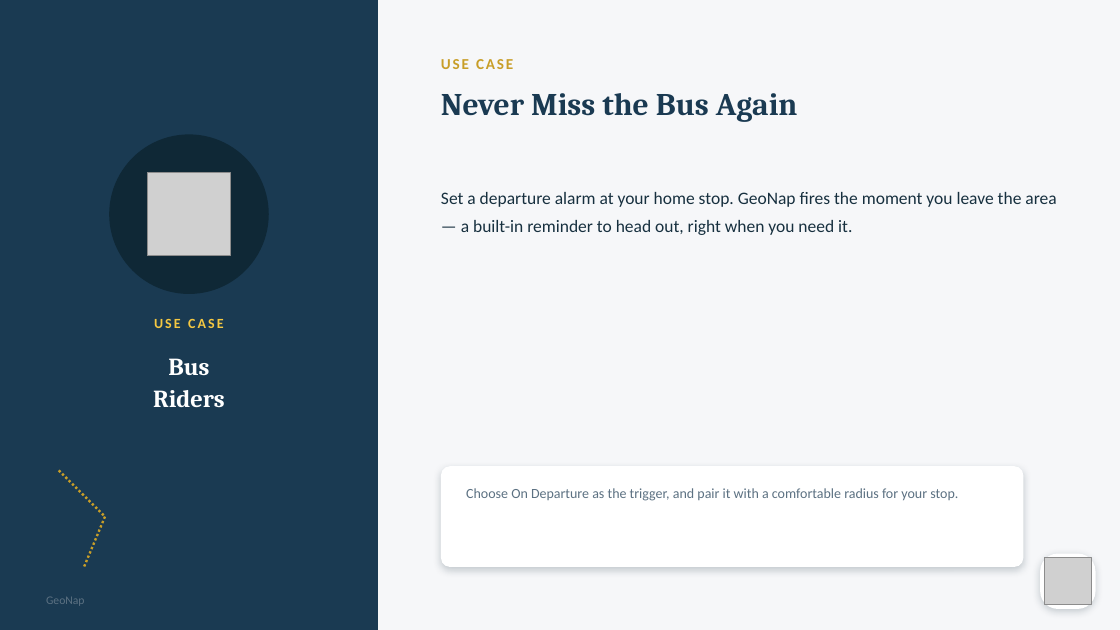
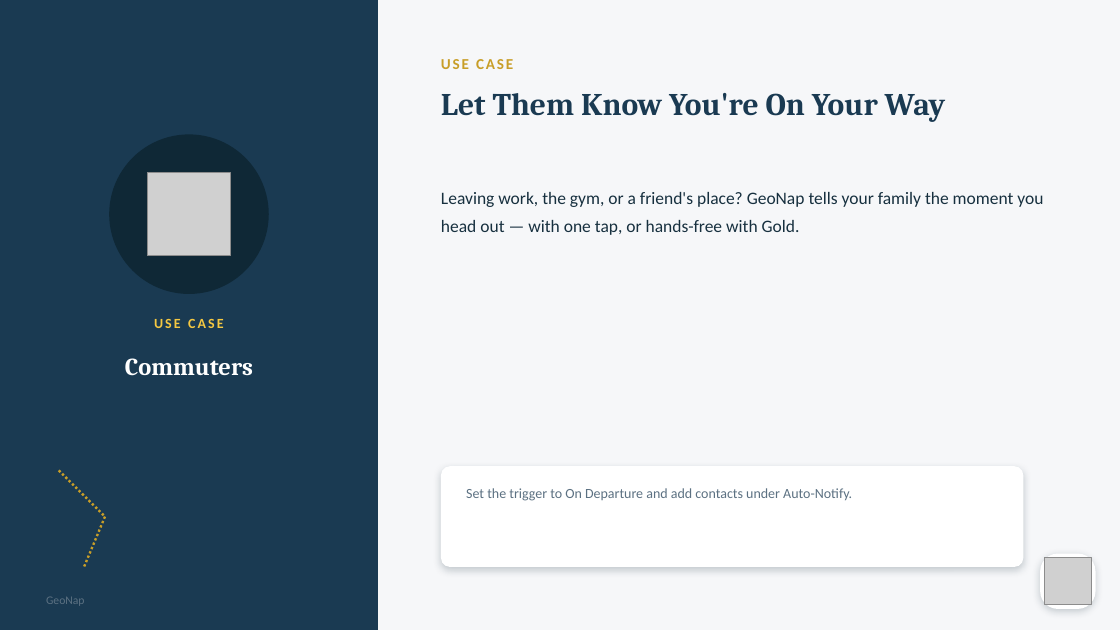
Before and after one commit to rmbartis/GeoNap, a slide deck: slide 9 of docs/GeoNap Presentations/GeoNap_Marketing_Deck.pptx. Drawn at 1120x630 pixels with LibreOffice and Linux fonts; fonts in the diff are those of the drawing; grey boxes stand for pictures. Boxes give left, top, right and bottom in pixels: in the first picture for what was removed or moved away, otherwise in the second. Text is boxed around its words. In the diff, an @@ line names an element or a change of style, - is before the commit and + after.

```diff
--- a/docs/GeoNap Presentations/GeoNap_Marketing_Deck.pptx
+++ b/docs/GeoNap Presentations/GeoNap_Marketing_Deck.pptx
@@ text at (441,93,946,122): text changed @@
-Never Miss the Bus Again
+Let Them Know You're On Your Way
@@ text at (441,192,1043,235): text changed @@
-Set a departure alarm at your home stop. GeoNap fires the moment you leave the area — a built-in reminder to head out, right when you need it.
+Leaving work, the gym, or a friend's place? GeoNap tells your family the moment you head out — with one tap, or hands-free with Gold.
@@ text at (125,358,253,376): text changed @@
-Bus
-Riders
+Commuters
@@ text at (466,488,852,501): text changed @@
-Choose On Departure as the trigger, and pair it with a comfortable radius for your stop.
+Set the trigger to On Departure and add contacts under Auto-Notify.
```
Also in this commit, not shown: 5 other slides changed.
